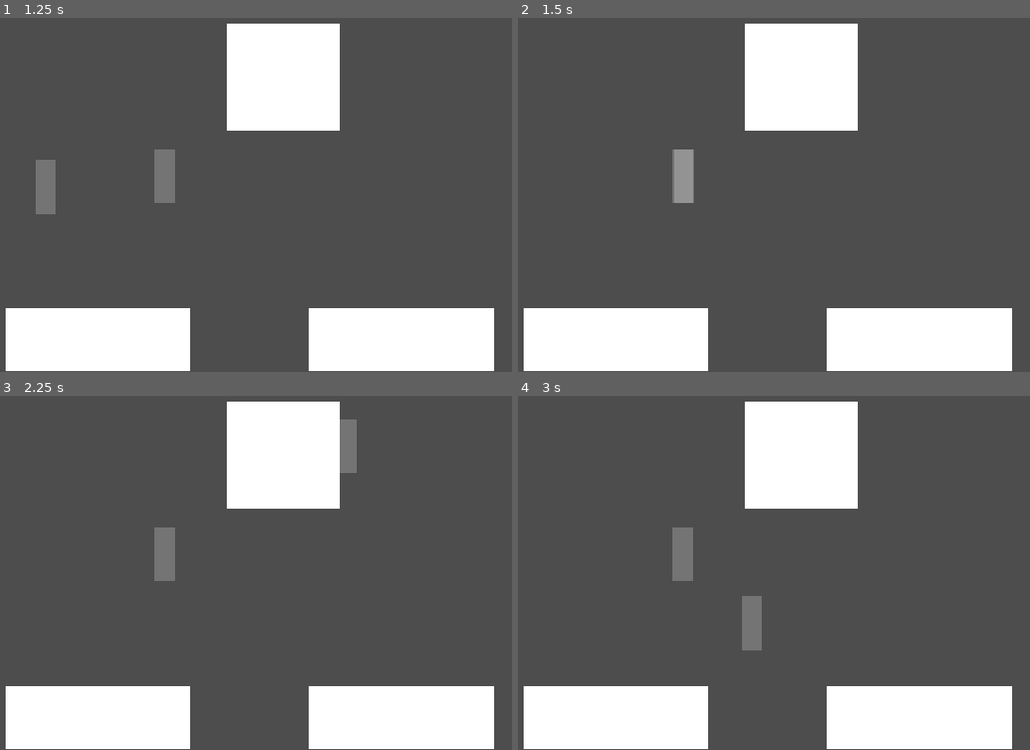
Above: before the commit, frames 1-4 (two rows, left to right).
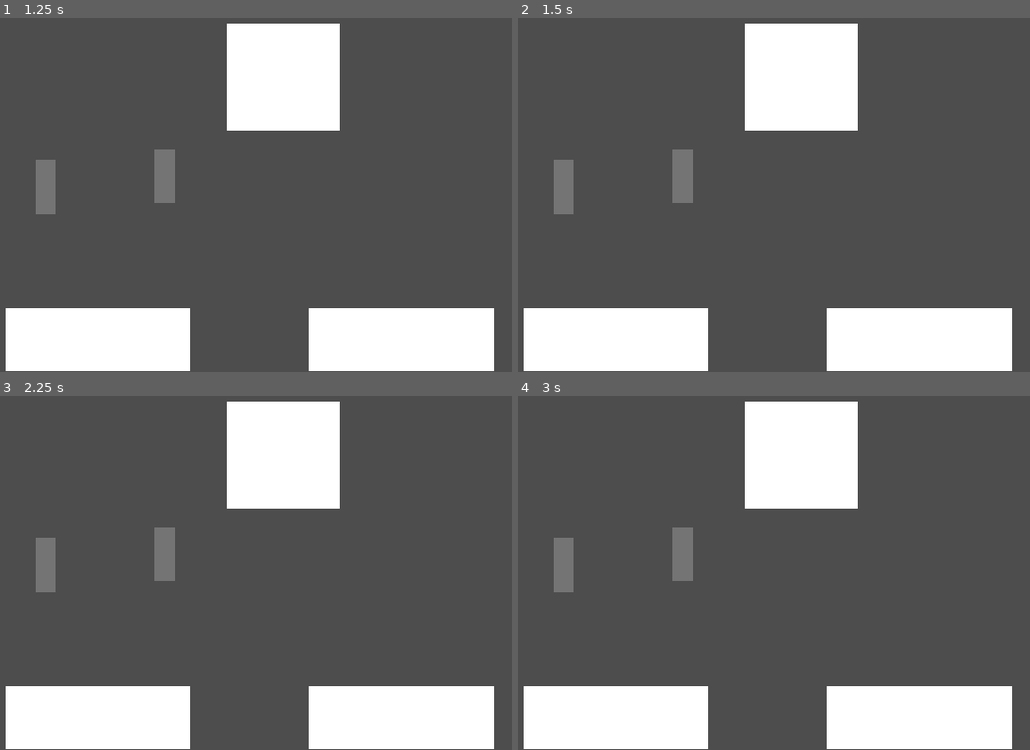
Above: after the commit, the same moments.

Repository: ThePT5/GodotTest
Game: Godot game, scene res://MainGame.tscn
Same seed, same stepped clock (60 frames per second), same inputs: the game is played once before the commit and once after it.
Inputs (mouse positions are in pixels of both pictures, inside the frame that each line leads up to):
- Up to frame 1 (1.25 s): tap Enter at 0.5 s; move the mouse to (46, 187) at 0.52 s; click (46, 187) at 0.6 s
- Up to frame 2 (1.5 s): tap Space at 1.25 s; move the mouse to (681, 177) at 1.27 s; click (681, 177) at 1.35 s
- Up to frame 3 (2.25 s): tap Enter at 2 s; move the mouse to (348, 445) at 2.02 s; click (348, 445) at 2.1 s
- Up to frame 4 (3 s): tap Space at 2.75 s; move the mouse to (753, 622) at 2.77 s; click (753, 622) at 2.85 s

Frame 1 is identical in both runs. In frame 2, 1.2% of the frame differs, in the area x 6-35%, y 37-56%; in frame 3, 1.1%; in frame 4, 1.2%, in the area x 6-48%, y 40-72%.

Commit message:
Save

Diff:
--- a/test/player_manager.gd
+++ b/test/player_manager.gd
@@ -2,13 +2,17 @@
 extends Area2D
 
 var selectedObject
+var leftMouseButtonState = false
 
 func _process(delta: float) -> void:
 	self.position = get_viewport().get_mouse_position()
 	if Input.is_mouse_button_pressed(MOUSE_BUTTON_LEFT) and selectedObject != null:
+		print("Button on")
+		leftMouseButtonState = false
 		selectedObject.position = get_viewport().get_mouse_position()
-	elif Input.is_mouse_button_pressed(MOUSE_BUTTON_NONE):
-		selectedObject = null
+	elif Input.is_action_just_released("LEFT_MOUSE_BUTTON") == false:
+		if leftMouseButtonState != true:
+			selectedObject = null
 
 func _on_body_entered(body: Node2D) -> void:
 	print("Entered")
--- a/test/project.godot
+++ b/test/project.godot
@@ -24,6 +24,14 @@
 
 project/assembly_name="Test"
 
+[input]
+
+LEFT_MOUSE_BUTTON={
+"deadzone": 0.2,
+"events": [Object(InputEventMouseButton,"resource_local_to_scene":false,"resource_name":"","device":-1,"window_id":0,"alt_pressed":false,"shift_pressed":false,"ctrl_pressed":false,"meta_pressed":false,"button_mask":0,"position":Vector2(0, 0),"global_position":Vector2(0, 0),"factor":1.0,"button_index":1,"canceled":false,"pressed":false,"double_click":false,"script":null)
+]
+}
+
 [physics]
 
 3d/physics_engine="Jolt Physics"
